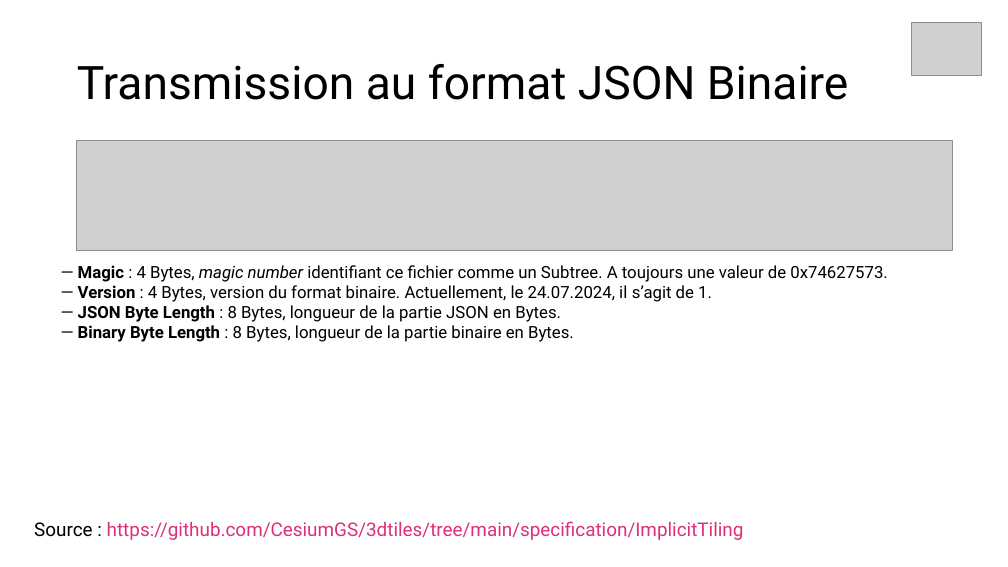
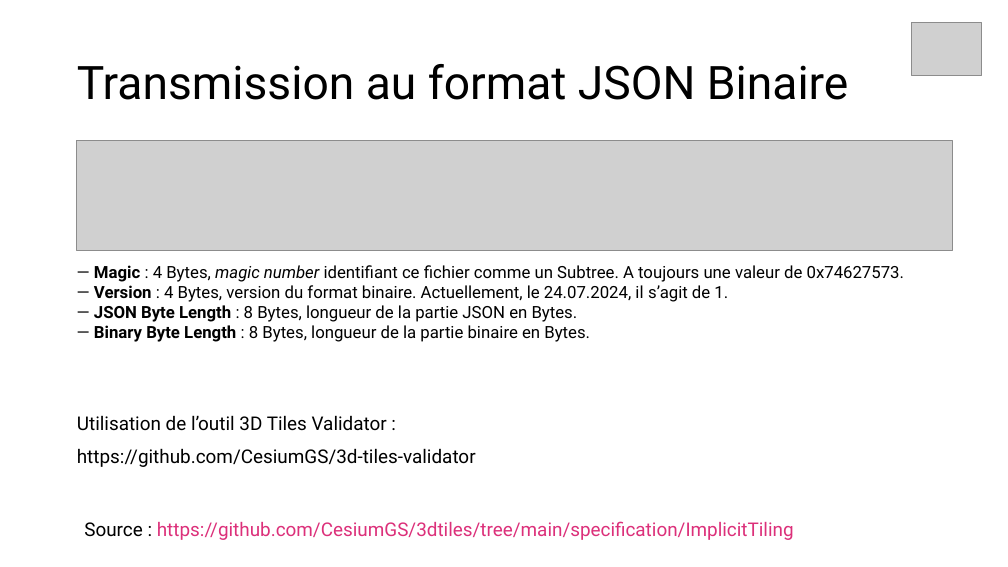
Before and after one commit to IEscher/incubator-baremaps-TB-ian, a slide deck: slide 21 of presentation/Presentation.pptx (slide 15 before the commit). Drawn at 1008x567 pixels with LibreOffice and Linux fonts; fonts in the diff are those of the drawing; grey boxes stand for pictures. Boxes give left, top, right and bottom in pixels: in the first picture for what was removed or moved away, otherwise in the second. Text is boxed around its words. In the diff, an @@ line names an element or a change of style, - is before the commit and + after.

Commit message:
presentation

```diff
--- a/presentation/Presentation.pptx
+++ b/presentation/Presentation.pptx
@@ text "— Magic : 4 Bytes, ...": place and size @@
-text "— Magic : 4 Bytes, ..." at (78,265,887,342)
+text "— Magic : 4 Bytes, ..." at (94,265,904,342)
@@ text added at (77,415,476,467), 18 pt, text #000000 @@
+Utilisation de l’outil 3D Tiles Validator :
+https://github.com/CesiumGS/3d-tiles-validator
@@ text "Source : https://github.com/CesiumGS/3dtiles/tree/main/speci ...": place and size @@
-text "Source : https://github.com/CesiumGS/3dtiles/tree/main/speci ..." at (34,521,744,540)
+text "Source : https://github.com/CesiumGS/3dtiles/tree/main/speci ..." at (84,521,794,540)
```
Also in this commit, not shown: 11 other slides changed, 9 slides added, 1 other file.
